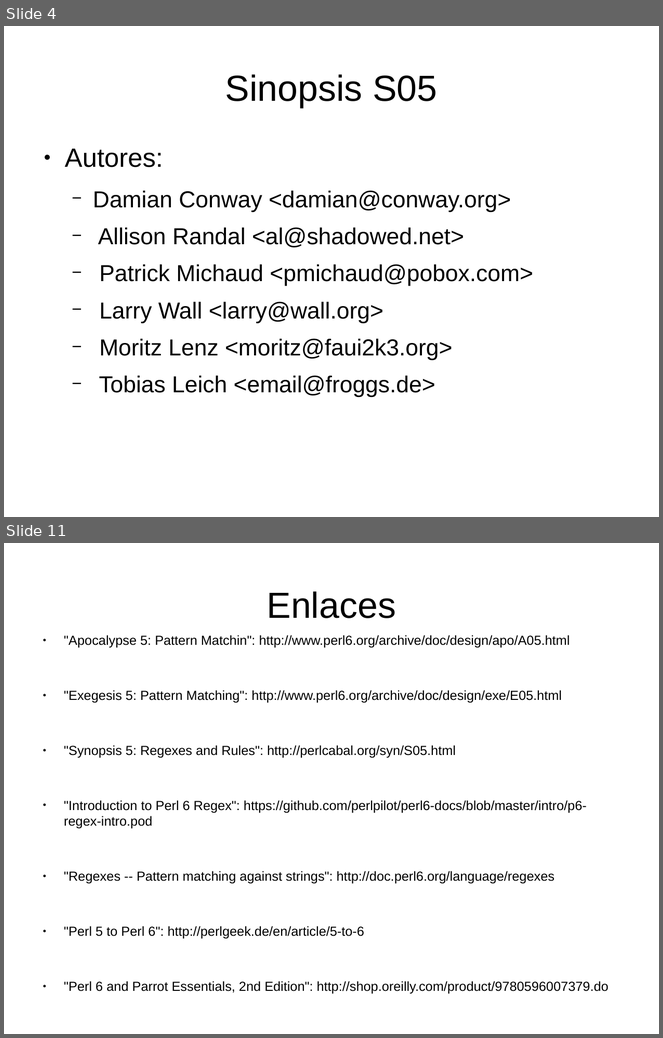
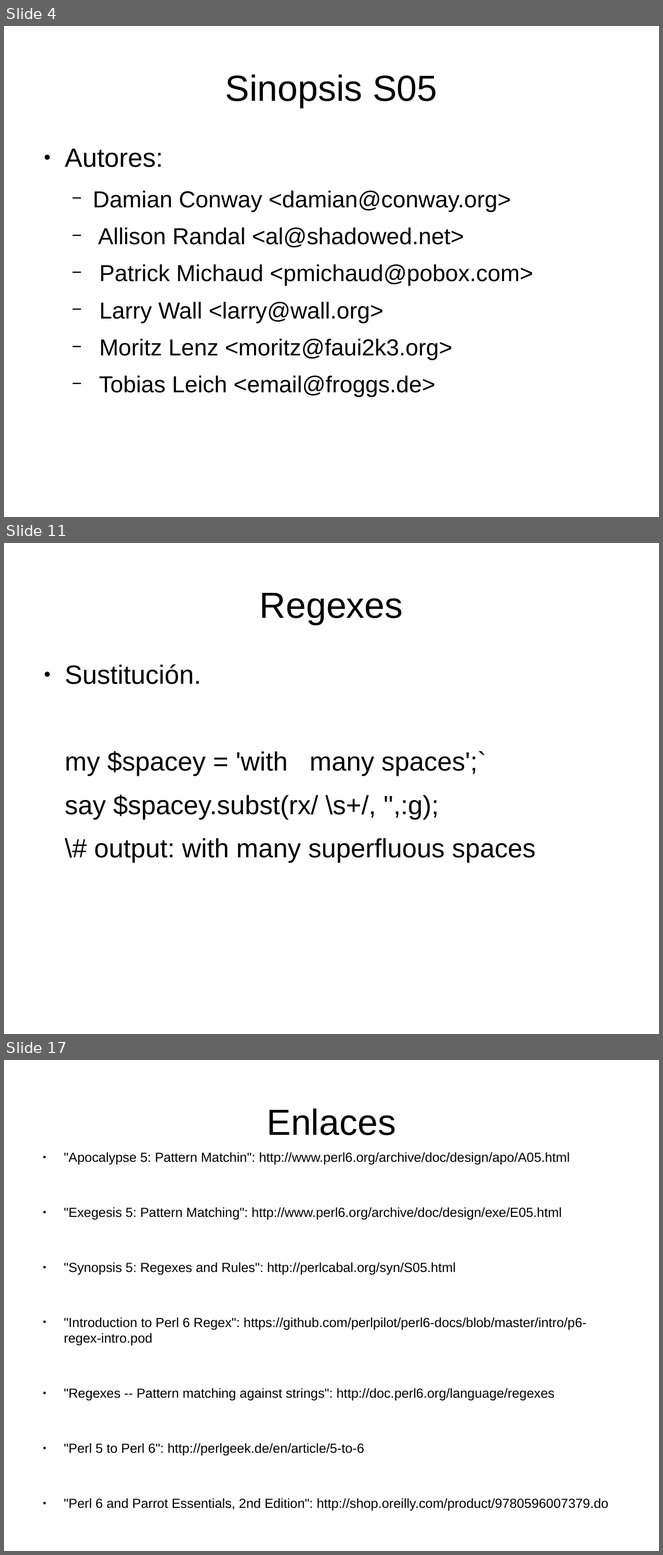
Before and after one commit to renatolrr/Regexes-and-Rules, a slide deck: impress/odp/Regexes-and-Rules.odp. Shown one above the other, each under a label of ours: slides 4 and 11 before the commit, slides 4, 11 and 17 after it; the slides between them are not shown. The pictures are 663x1038 and 663x1555 pixels, drawn with LibreOffice and Linux fonts; fonts in the diff are those of the drawing. Boxes give left, top, right and bottom in pixels: in the first picture for what was removed or moved away, otherwise in the second. Text is boxed around its words. In the diff, an @@ line names an element or a change of style, - is before the commit and + after.

```diff
--- a/impress/odp/Regexes-and-Rules.odp
+++ b/impress/odp/Regexes-and-Rules.odp
@@ slide 11 added at box(4, 543, 659, 1034), background #FFFFFF @@
@@ title added at box(260, 593, 403, 625), 44 pt, text #000000 @@
+Regexes
@@ text added at box(65, 664, 536, 863), 32 pt, text #000000 @@
+● Sustitución.
+my $spacey = 'with many spaces';`
+say $spacey.subst(rx/ \s+/, '',:g);
+\# output: with many superfluous spaces
@@ what was slide 11 is now slide 17 @@
```
Also in this commit, not shown: 6 slides changed, 7 other slides added, 1 slide removed, 2 other files.
